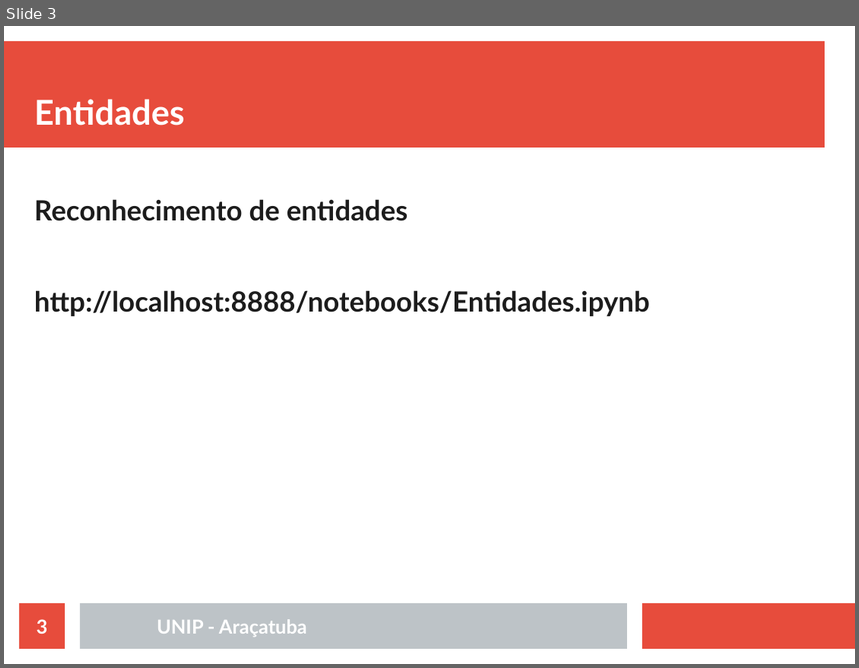
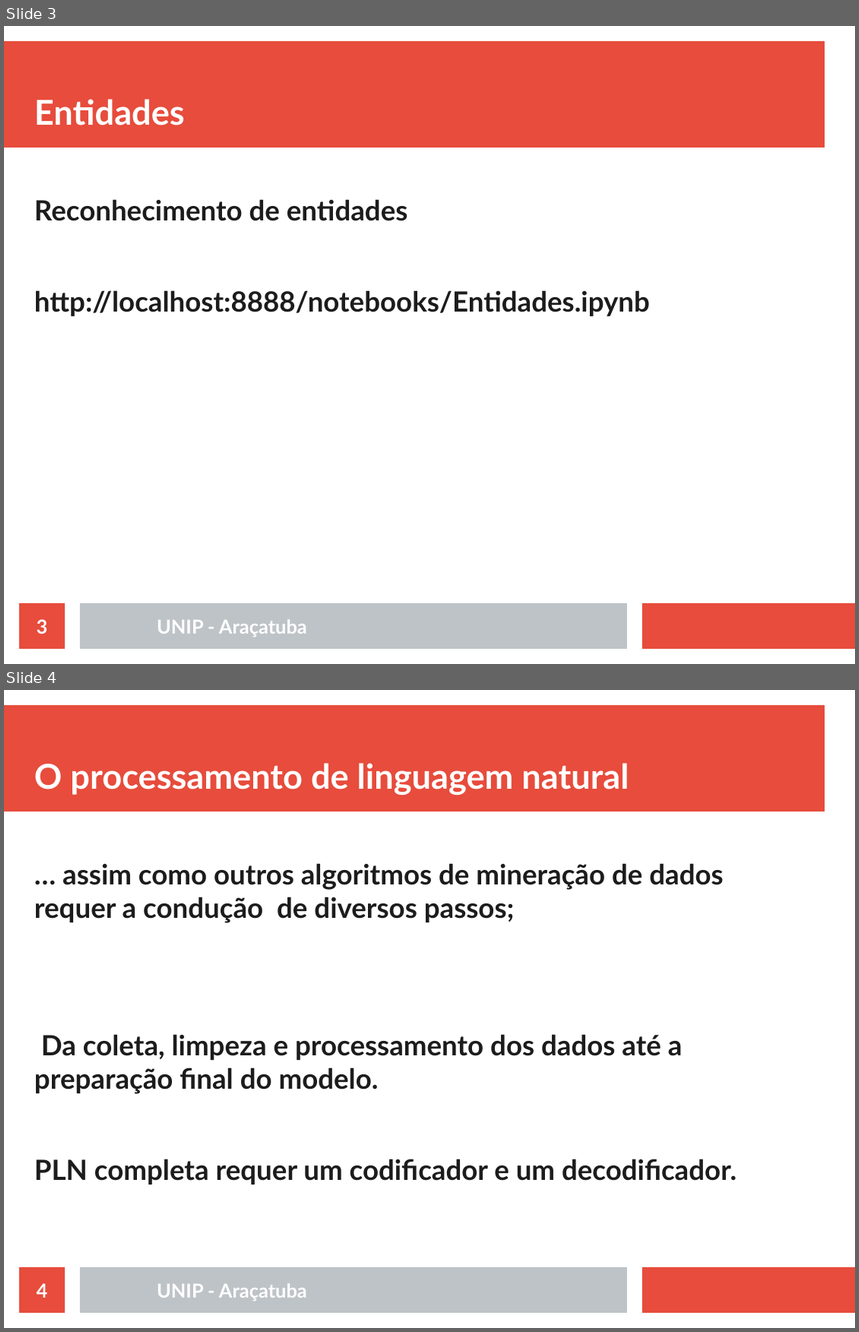
Before and after one commit to rafaelstojoao/pos-unip, a slide deck: [2020][modulo][Processamento_Linguagem_Natural]/[aula]02[classificacao].odp. Shown one above the other, each under a label of ours: slide 3 before the commit, slides 3 and 4 after it. The pictures are 859x668 and 859x1332 pixels, drawn with LibreOffice and Linux fonts; fonts in the diff are those of the drawing. Boxes give left, top, right and bottom in pixels: in the first picture for what was removed or moved away, otherwise in the second. Text is boxed around its words. In the diff, an @@ line names an element or a change of style, - is before the commit and + after.

```diff
--- a/[2020][modulo][Processamento_Linguagem_Natural]/[aula]02[classificacao].odp
+++ b/[2020][modulo][Processamento_Linguagem_Natural]/[aula]02[classificacao].odp
@@ slide 4 added at (x1=4, y1=690, x2=855, y2=1328), background #FFFFFF; not listed: 3 template elements that a slide beside it also shows @@
@@ title added at (x1=34, y1=763, x2=629, y2=795), 32 pt, text #FFFFFF, bold @@
+O processamento de linguagem natural
@@ text added at (x1=34, y1=863, x2=737, y2=1185), 26 pt, text #1C1C1C, bold @@
+… assim como outros algoritmos de mineração de dados requer a condução de diversos passos;
+Da coleta, limpeza e processamento dos dados até a preparação final do modelo.
+PLN completa requer um codificador e um decodificador.
@@ page number added at (x1=19, y1=1268, x2=65, y2=1313), fill #E74C3C, 18 pt, text #FFFFFF, bold @@
+4
@@ text added at (x1=157, y1=1284, x2=307, y2=1301), 18 pt, text #FFFFFF, bold @@
+UNIP - Araçatuba
```
Also in this commit, not shown: 3 slides changed, 24 other slides added, 4 slides removed, 46 other files.
